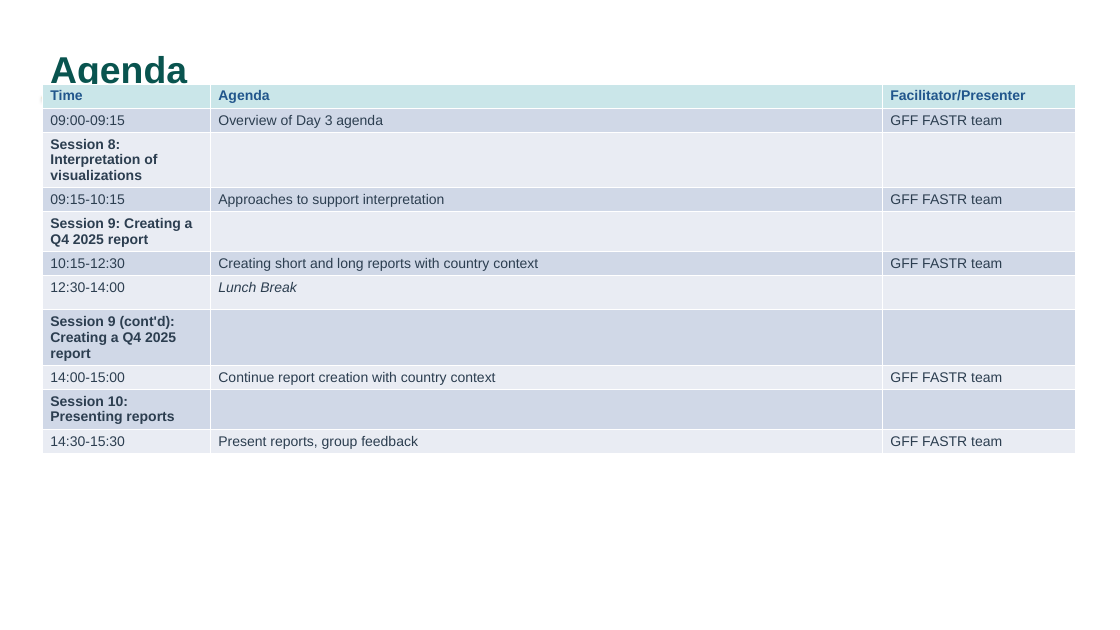
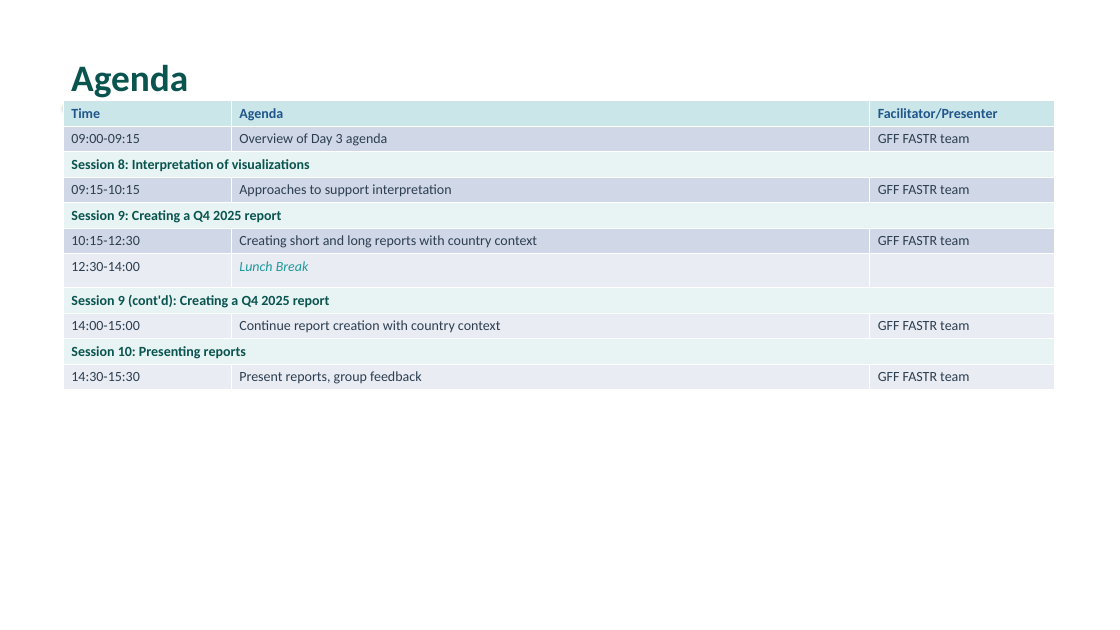
Before and after one commit to FASTR-Analytics/fastr-resource-hub, a slide deck: slide 4 of outputs/2026-zambia_deck.pptx. Drawn at 1120x630 pixels with LibreOffice and Linux fonts; fonts in the diff are those of the drawing. Boxes give left, top, right and bottom in pixels: in the first picture for what was removed or moved away, otherwise in the second. Text is boxed around its words. In the diff, an @@ line names an element or a change of style, - is before the commit and + after.

```diff
--- a/outputs/2026-zambia_deck.pptx
+++ b/outputs/2026-zambia_deck.pptx
@@ text "Agenda": place and size @@
-text "Agenda" at (50,56,187,91)
+text "Agenda" at (71,64,188,98)
@@ text "Agenda" at (71,64,188,98): font Arial to Calibri @@
@@ table at (63,101,1054,388) @@
@@ fill #E9EDF4 to #E8F4F3 in 2 cells @@
@@ fill #D0D8E8 to #E8F4F3 in 2 cells @@
@@ font Arial to Calibri @@
@@ text colour #2C3E50 to #09544F in "Session 8: Interpretation of visualizations", "Session 9: Creating a Q4 2025 report", "Session 9 (cont'd): Creating a Q4 2025 ...", "Session 10: Presenting reports" @@
@@ text colour #2C3E50 to #1F9A9C in "Lunch Break" @@
@@ table: place and size @@
-table at (42,84,1075,453)
+table at (63,101,1054,388)
@@ rectangle: place and size @@
-rectangle at (42,97,378,99)
+rectangle at (63,105,399,108)
```
Also in this commit, not shown: 94 other slides changed, 34 slides added, 19 slides removed, 47 other files.
